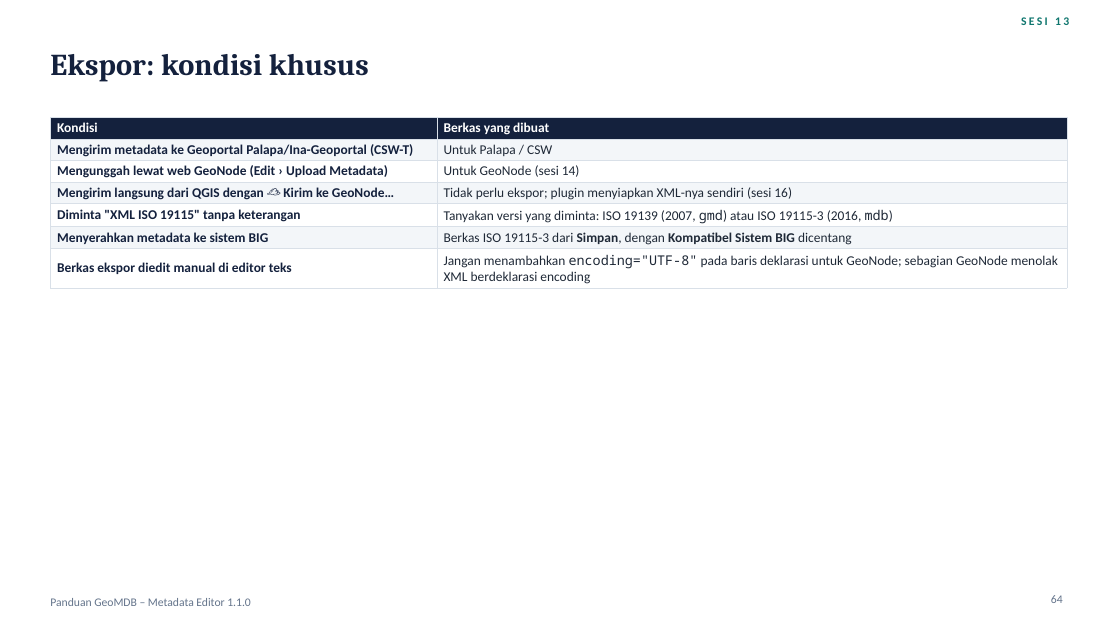
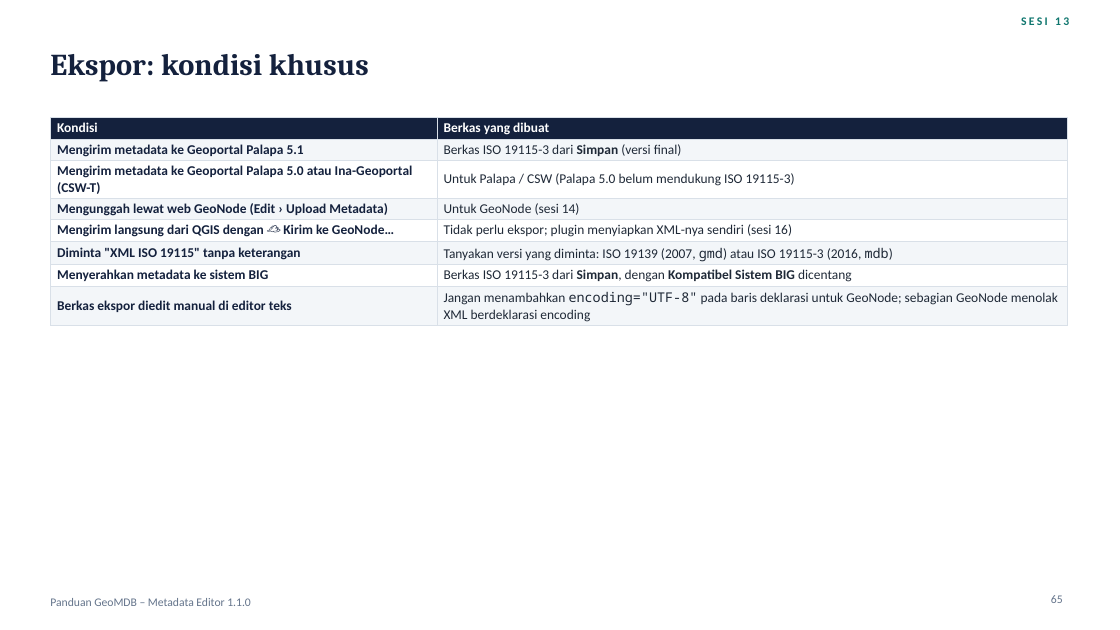
Before and after one commit to wendraalqassam/iso19115_metadata_editor, a slide deck: slide 65 of docs/Panduan-GeoMDB-Metadata-Editor.pptx (slide 64 before the commit). Drawn at 1120x630 pixels with LibreOffice and Linux fonts; fonts in the diff are those of the drawing. Boxes give left, top, right and bottom in pixels: in the first picture for what was removed or moved away, otherwise in the second. Text is boxed around its words. In the diff, an @@ line names an element or a change of style, - is before the commit and + after.

Commit message:
Guide and README: Palapa 5.1 accepts ISO 19115-3, Palapa 5.0 does not
Palapa 5.1 takes the ISO 19115-3 file written by Save (no XML declaration), so content without an
ISO 19139 equivalent reaches the portal; Palapa 5.0 still needs the ISO 19139 "Untuk Palapa / CSW"
export. The deck gains a "Palapa 5.0 dan 5.1" slide in session 13 (98 slides) and the export table,
special conditions, case study A, troubleshooting, FAQ, overview and summary slides are updated.

```diff
--- a/docs/Panduan-GeoMDB-Metadata-Editor.pptx
+++ b/docs/Panduan-GeoMDB-Metadata-Editor.pptx
@@ table at (50, 118, 1067, 326) @@
-row 2: Mengirim metadata ke Geoportal Palapa/Ina-Geoportal (CSW-T) | Untuk Palapa / CSW
+row 2: Mengirim metadata ke Geoportal Palapa 5.1 | Berkas ISO 19115-3 dari Simpan (versi final)
+row 3: Mengirim metadata ke Geoportal Palapa 5.0 atau Ina-Geoportal (CSW-T) | Untuk Palapa / CSW (Palapa 5.0 belum mendukung ISO 19115-3)
@@ page number at (1051, 595, 1063, 603): text changed @@
-64
+65
```
Also in this commit, not shown: 12 other slides changed, 1 slide added, 1 other file.
